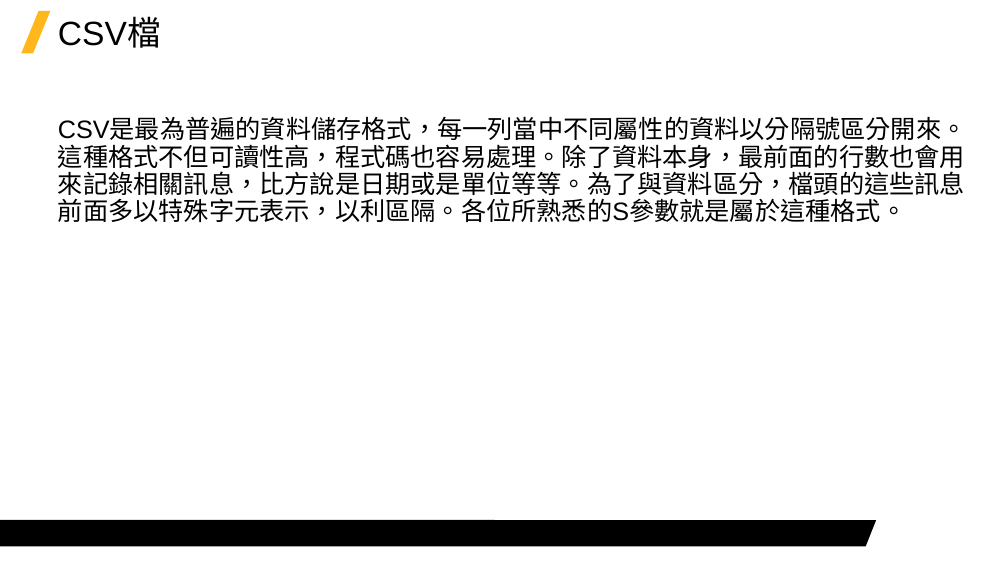
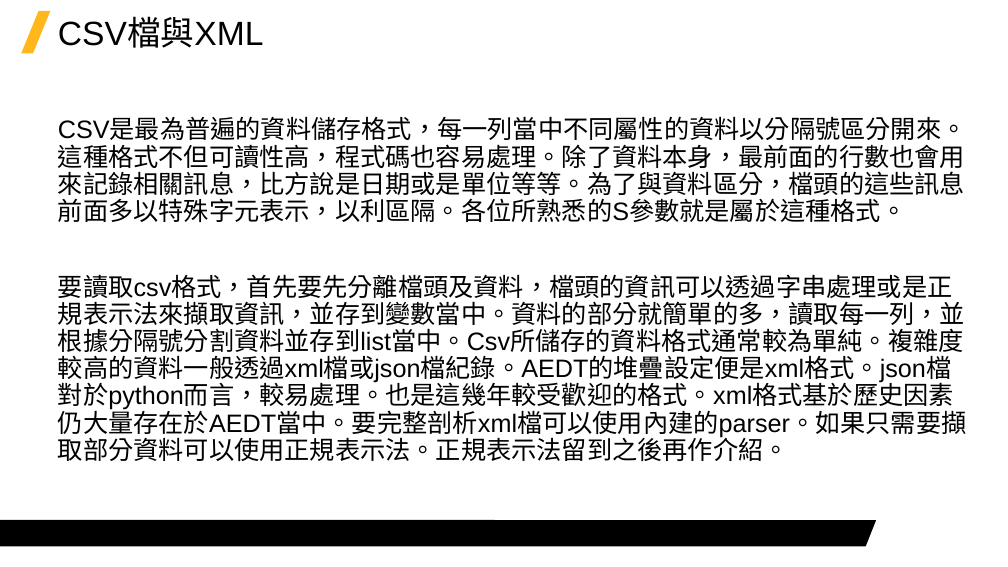
Before and after one commit to Jerrick-cheng/AEDT-Automation-Camp, a slide deck: slide 12 of 上課教材/Week3.pptx (slide 11 before the commit). Drawn at 1008x567 pixels with LibreOffice and Linux fonts; fonts in the diff are those of the drawing; background and template pictures are left out. Boxes give left, top, right and bottom in pixels: in the first picture for what was removed or moved away, otherwise in the second. Text is boxed around its words. In the diff, an @@ line names an element or a change of style, - is before the commit and + after.

```diff
--- a/上課教材/Week3.pptx
+++ b/上課教材/Week3.pptx
@@ title at bbox=[58, 18, 264, 48]: text changed @@
-CSV檔
+CSV檔與XML
@@ text at bbox=[58, 274, 967, 461]: paragraph added @@
+要讀取csv格式，首先要先分離檔頭及資料，檔頭的資訊可以透過字串處理或是正規表示法來擷取資訊，並存到變數當中。資料的部分就簡單的多，讀取每一列，並根據分隔號分割資料並存到list當中。Csv所儲存的資料格式通常較為單純。複雜度較高的資料一般透過xml檔或json檔紀錄。AEDT的堆疊設定便是xml格式。json檔對於python而言，較易處理。也是這幾年較受歡迎的格式。xml格式基於歷史因素仍大量存在於AEDT當中。要完整剖析xml檔可以使用內建的parser。如果只需要擷取部分資料可以使用正規表示法。正規表示法留到之後再作介紹。
```
Also in this commit, not shown: 7 other slides changed, 3 slides added, 3 slides removed, 2 other files.
